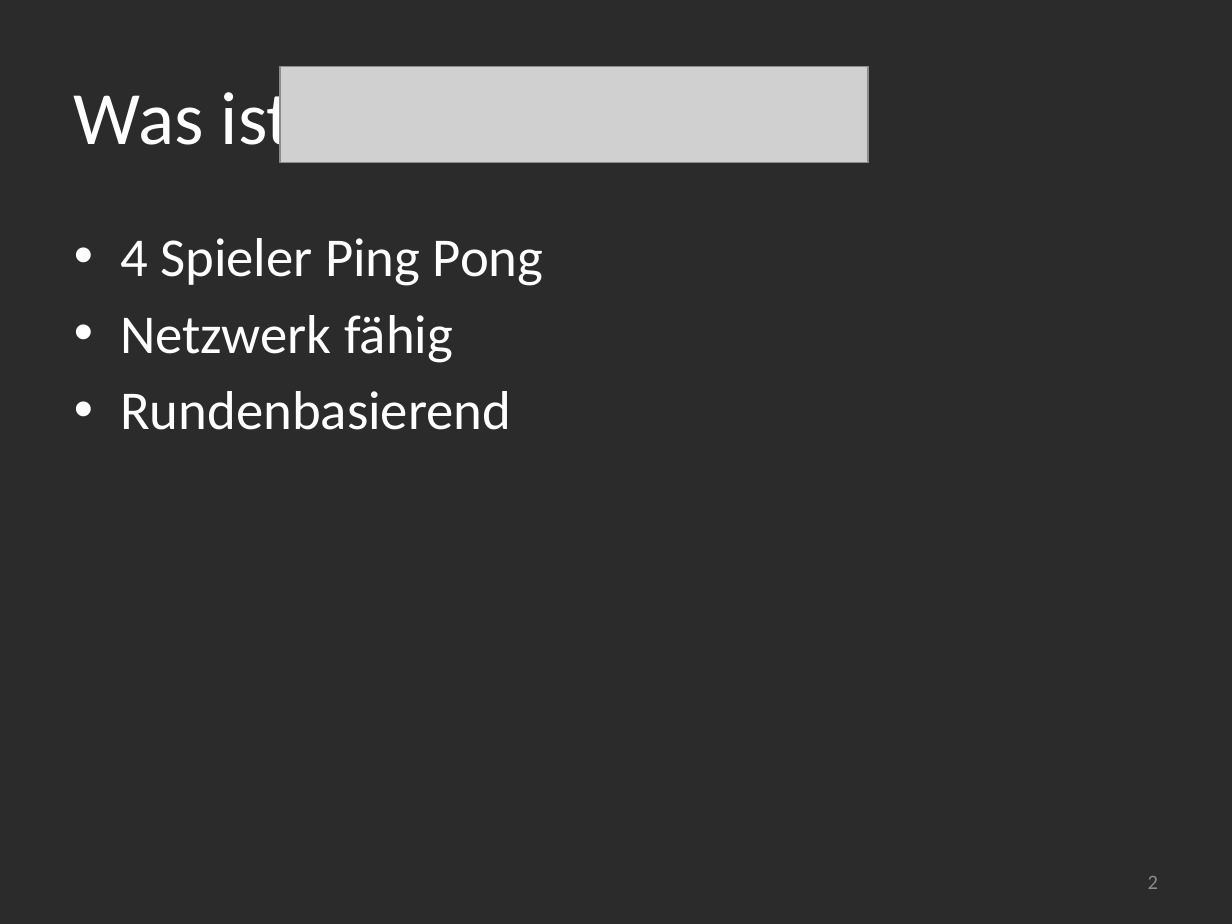
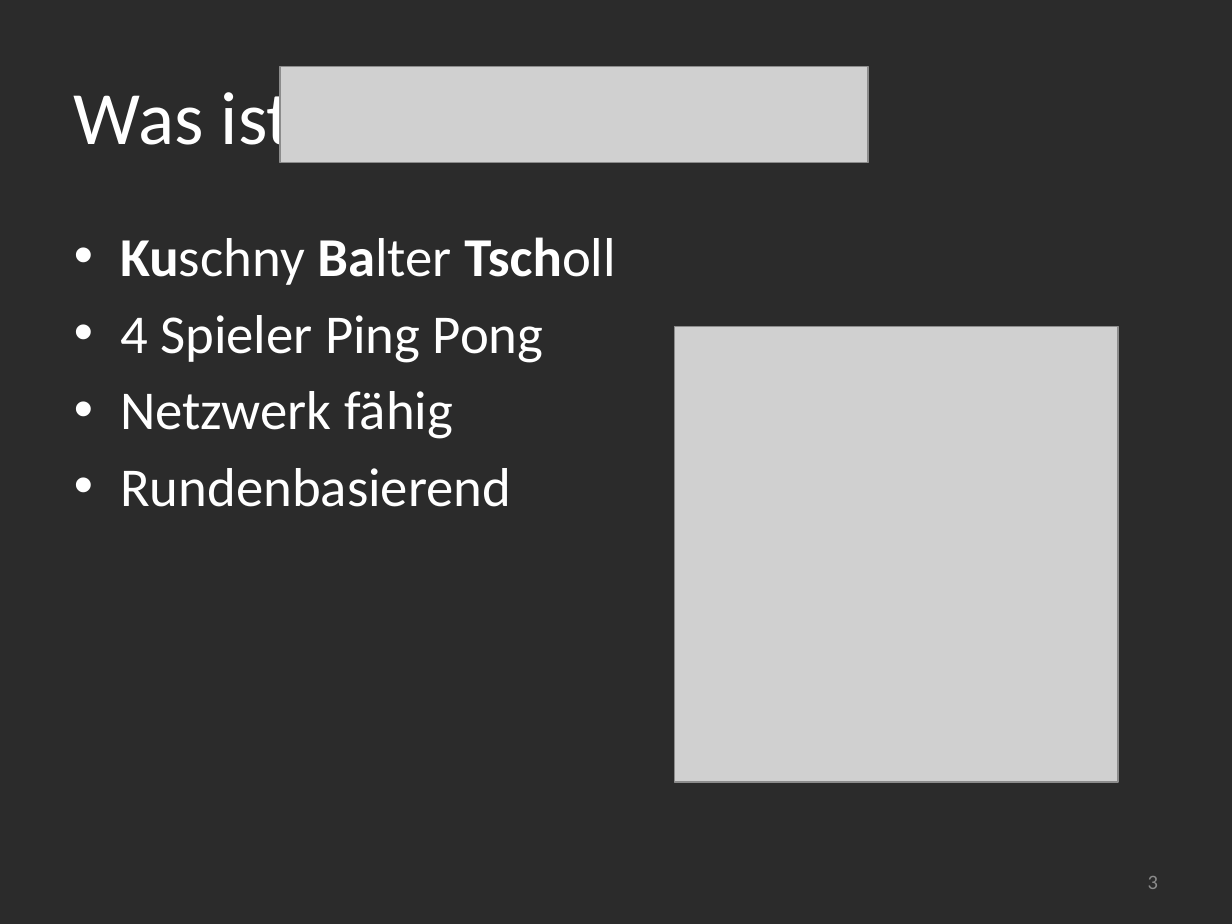
Before and after one commit to manuelTscholl/kubatsch, a slide deck: slide 3 of KuBatsch/docs/presentation/final.pptx (slide 2 before the commit). Drawn at 1232x924 pixels with LibreOffice and Linux fonts; fonts in the diff are those of the drawing; grey boxes stand for pictures; background and template pictures are left out; a plain dark background stands for a picture behind light text. Boxes give left, top, right and bottom in pixels: in the first picture for what was removed or moved away, otherwise in the second. Text is boxed around its words. In the diff, an @@ line names an element or a change of style, - is before the commit and + after.

```diff
--- a/KuBatsch/docs/presentation/final.pptx
+++ b/KuBatsch/docs/presentation/final.pptx
@@ text at (120,237,616,285): paragraph added @@
+• Kuschny Balter Tscholl
@@ picture added at (674,326,1117,782) @@
@@ page number at (1148,876,1158,889): text changed @@
-2
+3
```
Also in this commit, not shown: 4 other slides changed, 8 slides added, 1 slide removed, 1 other file.
